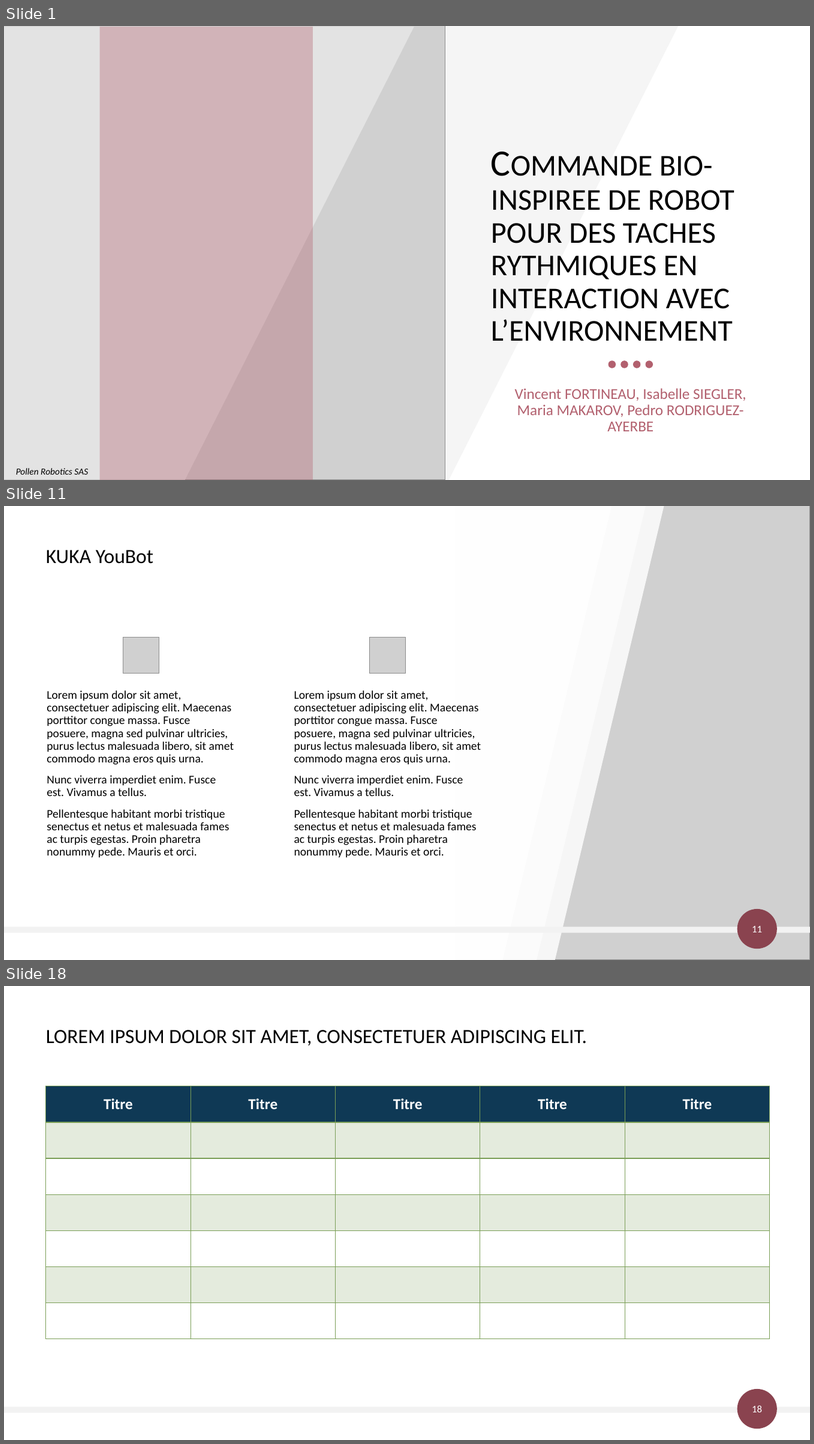
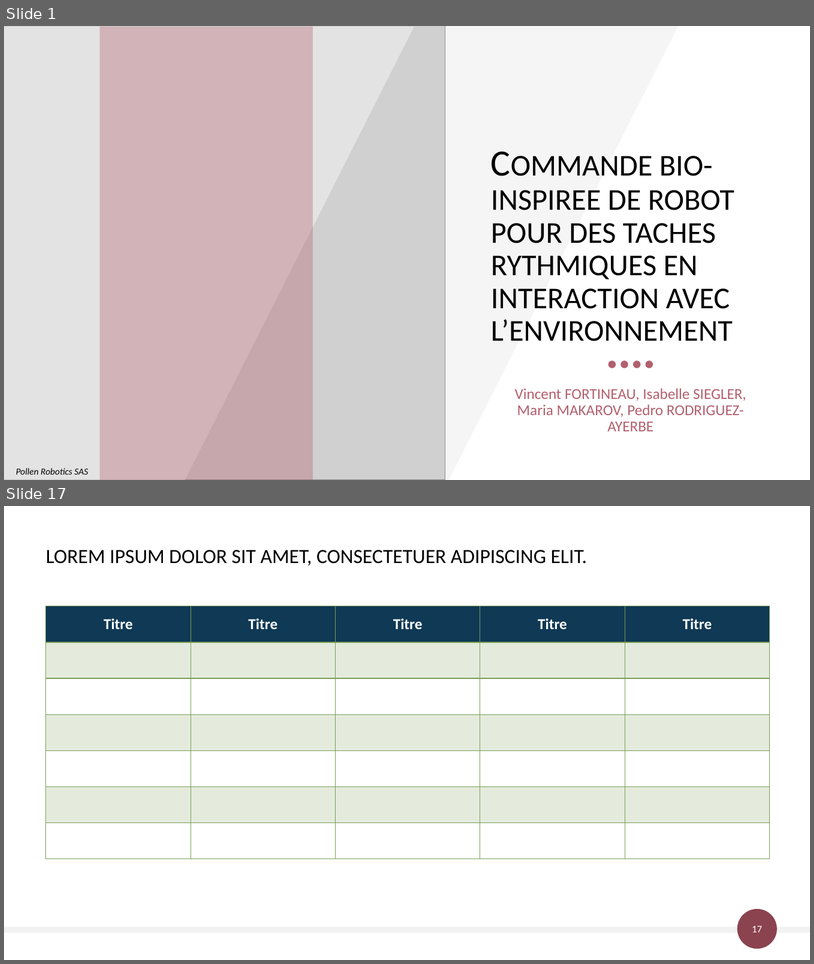
Before and after one commit to FortinoDiVinci/Thesis_report, a slide deck: Communication/FeDeV 2019/fedev_2019.pptx. Shown one above the other, each under a label of ours: slides 1, 11 and 18 before the commit, slides 1 and 17 after it; the slides between them are not shown. The pictures are 814x1444 and 814x964 pixels, drawn with LibreOffice and Linux fonts; fonts in the diff are those of the drawing; grey boxes stand for pictures. Boxes give left, top, right and bottom in pixels: in the first picture for what was removed or moved away, otherwise in the second. Text is boxed around its words. In the diff, an @@ line names an element or a change of style, - is before the commit and + after.

```diff
--- a/Communication/FeDeV 2019/fedev_2019.pptx
+++ b/Communication/FeDeV 2019/fedev_2019.pptx
@@ slide 11 removed at <box>4,506,810,960</box>, background #FFFFFF @@
@@ parallelogram removed at <box>176,506,612,960</box> @@
@@ parallelogram removed at <box>210,506,646,960</box> @@
@@ parallelogram removed at <box>228,506,664,960</box> @@
@@ picture removed at <box>456,506,810,960</box> @@
@@ title removed at <box>46,550,153,564</box> @@
-KUKA YouBot
@@ picture removed at <box>123,637,159,673</box> @@
@@ picture removed at <box>370,637,406,673</box> @@
@@ text removed at <box>47,690,234,857</box> @@
-Lorem ipsum dolor sit amet, consectetuer adipiscing elit. Maecenas porttitor congue massa. Fusce posuere, magna sed pulvinar ultricies, purus lectus malesuada libero, sit amet commodo magna eros quis urna.
-Nunc viverra imperdiet enim. Fusce est. Vivamus a tellus.
-Pellentesque habitant morbi tristique senectus et netus et malesuada fames ac turpis egestas. Proin pharetra nonummy pede. Mauris et orci.
@@ text removed at <box>294,690,481,857</box> @@
-Lorem ipsum dolor sit amet, consectetuer adipiscing elit. Maecenas porttitor congue massa. Fusce posuere, magna sed pulvinar ultricies, purus lectus malesuada libero, sit amet commodo magna eros quis urna.
-Nunc viverra imperdiet enim. Fusce est. Vivamus a tellus.
-Pellentesque habitant morbi tristique senectus et netus et malesuada fames ac turpis egestas. Proin pharetra nonummy pede. Mauris et orci.
@@ ellipse removed at <box>738,909,778,949</box> @@
@@ rectangle removed at <box>4,927,810,933</box> @@
@@ page number removed at <box>752,925,762,932</box> @@
-11
@@ what was slide 18 is now slide 17 @@
@@ page number at <box>752,925,762,932</box>: text changed @@
-18
+17
```
Also in this commit, not shown: 7 slides changed, 9 slides added, 9 other slides removed, 1 other file.
